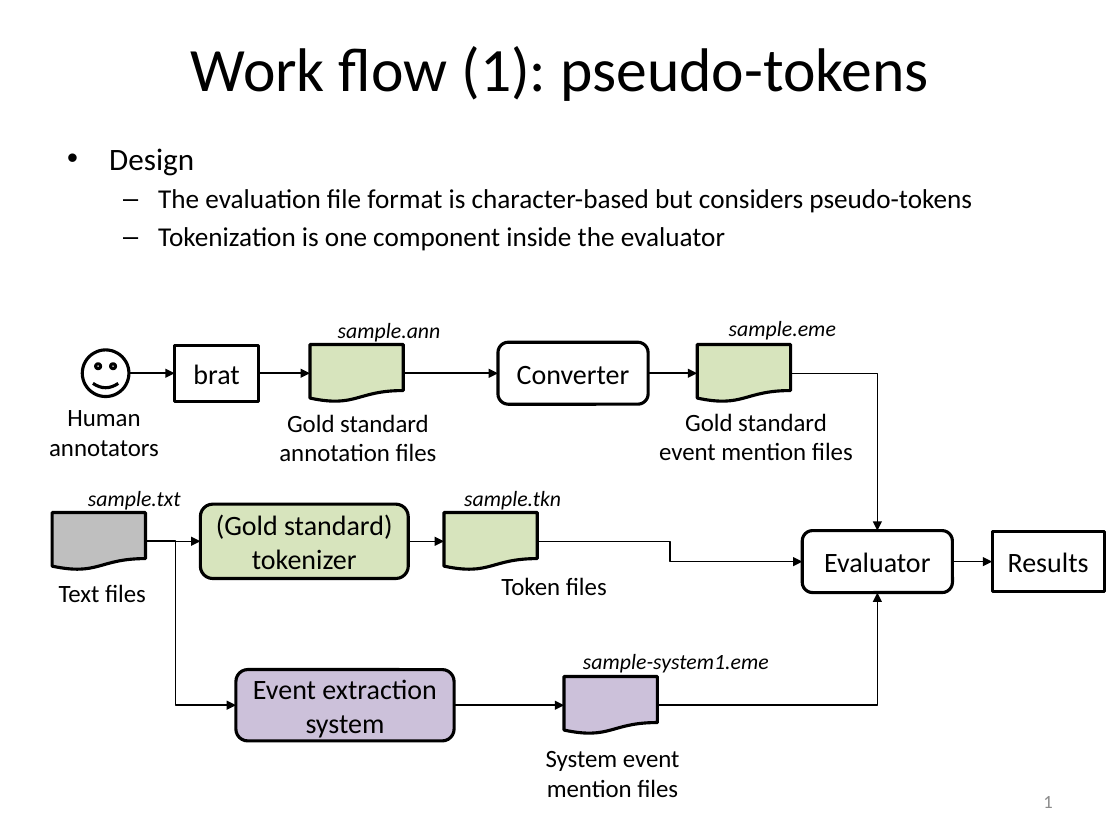
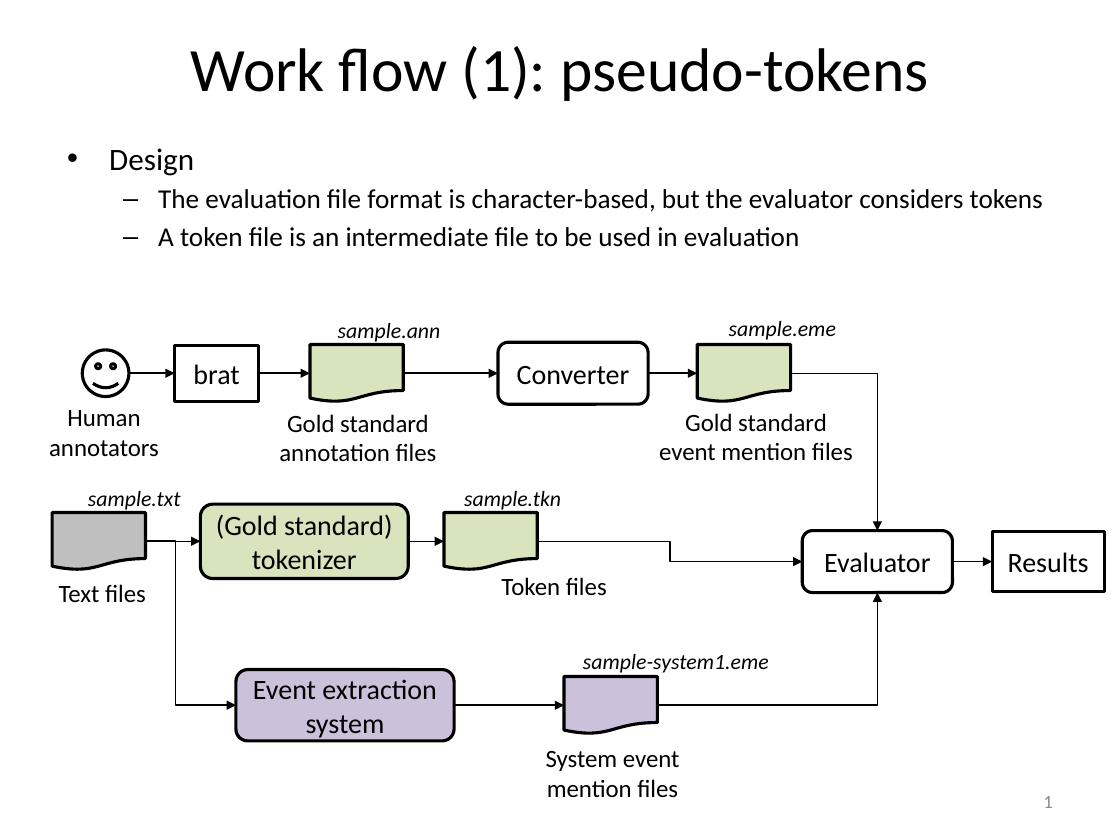
Before and after one commit to hunterhector/EvmEval, a slide deck: slide 1 of doc/evm-eval-work-flow.pptx. Drawn at 1120x840 pixels with LibreOffice and Linux fonts; fonts in the diff are those of the drawing. Boxes give left, top, right and bottom in pixels: in the first picture for what was removed or moved away, otherwise in the second. Text is boxed around its words. In the diff, an @@ line names an element or a change of style, - is before the commit and + after.

Commit message:
Updates.

```diff
--- a/doc/evm-eval-work-flow.pptx
+++ b/doc/evm-eval-work-flow.pptx
@@ text at bbox=[158, 189, 1043, 247]: text changed @@
-  – The evaluation file format is character-based but considers pseudo-tokens
-  – Tokenization is one component inside the evaluator
+  – The evaluation file format is character-based, but the evaluator considers tokens
+  – A token file is an intermediate file to be used in evaluation
```
Also in this commit, not shown: 1 other slide changed.
